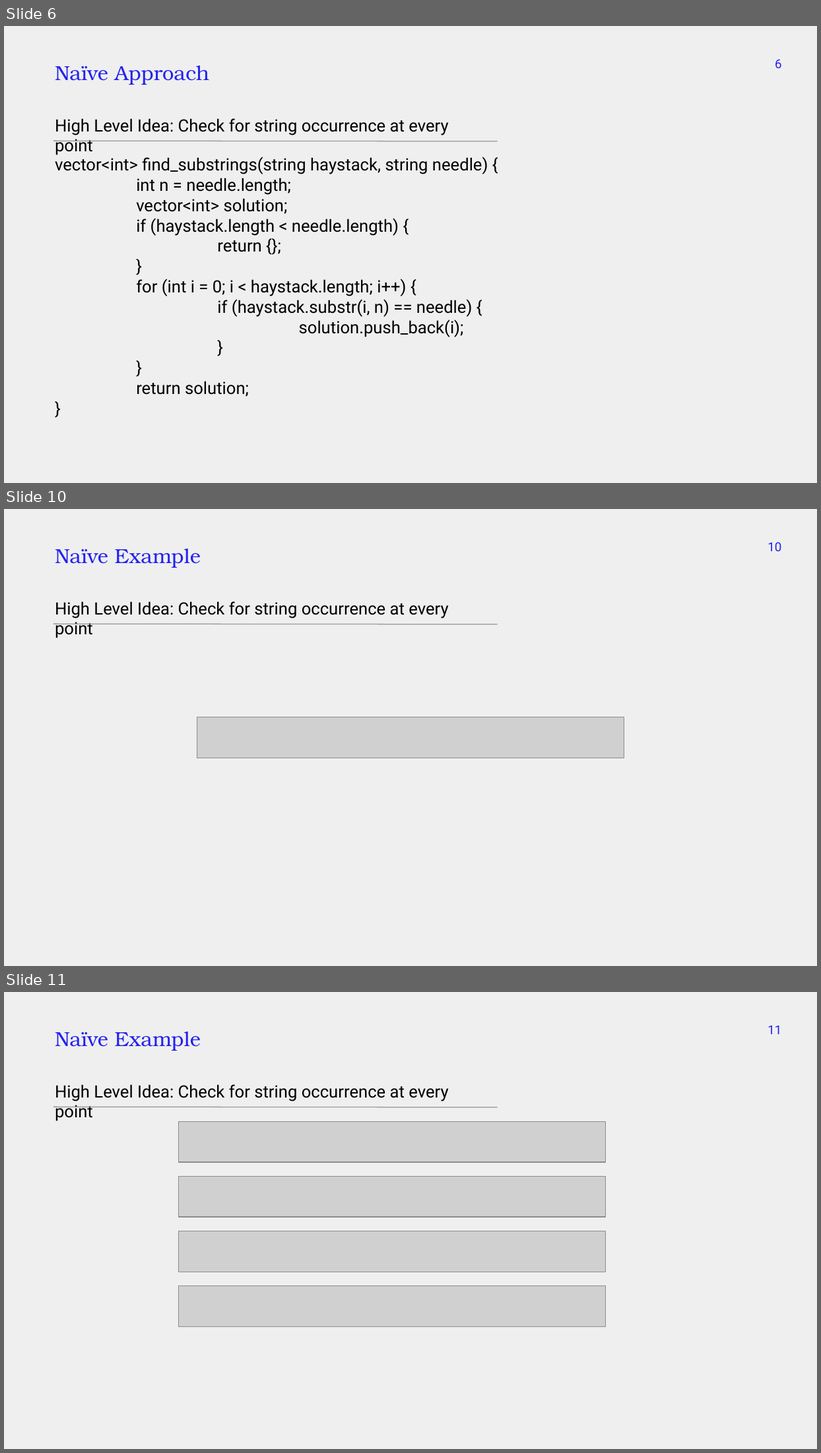
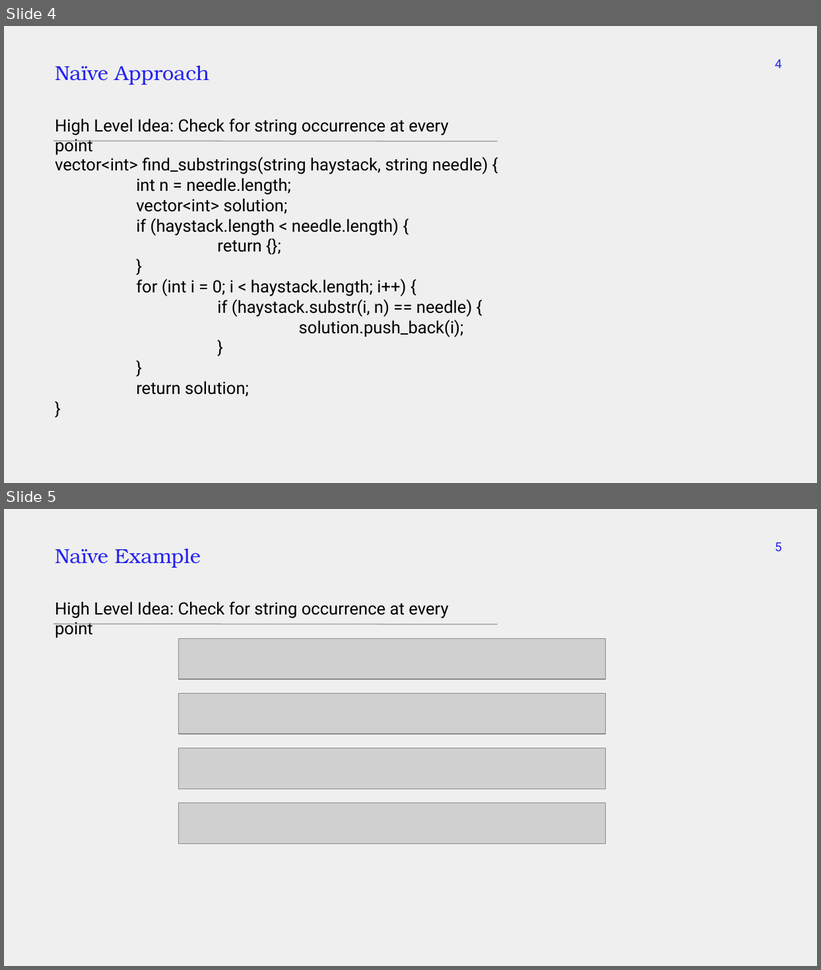
Before and after one commit to markfloryan/advalgo_projects, a slide deck: projects/12-KnuthMorrisPratt/slides/lecture_KMP.pptx. Shown one above the other, each under a label of ours: slides 6, 10 and 11 before the commit, slides 4 and 5 after it; the slides between them are not shown. The pictures are 821x1453 and 821x970 pixels, drawn with LibreOffice and Linux fonts; fonts in the diff are those of the drawing; grey boxes stand for pictures. Boxes give left, top, right and bottom in pixels: in the first picture for what was removed or moved away, otherwise in the second. Text is boxed around its words. In the diff, an @@ line names an element or a change of style, - is before the commit and + after.

```diff
--- a/projects/12-KnuthMorrisPratt/slides/lecture_KMP.pptx
+++ b/projects/12-KnuthMorrisPratt/slides/lecture_KMP.pptx
@@ slide 10 removed at (4, 509, 817, 966), background #EFEFEF @@
@@ page number removed at (768, 542, 781, 551) @@
-10
@@ subtitle removed at (55, 549, 201, 568) @@
-Naïve Example
@@ title removed at (55, 601, 448, 619) @@
-High Level Idea: Check for string occurrence at every point
@@ line removed from (54, 624) to (498, 625) @@
@@ picture removed at (197, 717, 624, 758) @@
@@ what was slide 6 is now slide 4 @@
@@ page number at (775, 59, 782, 68): text changed @@
-6
+4
@@ what was slide 11 is now slide 5 @@
@@ page number at (775, 542, 782, 551): text changed @@
-11
+5
```
Also in this commit, not shown: 2 slides changed, 44 other slides removed.
